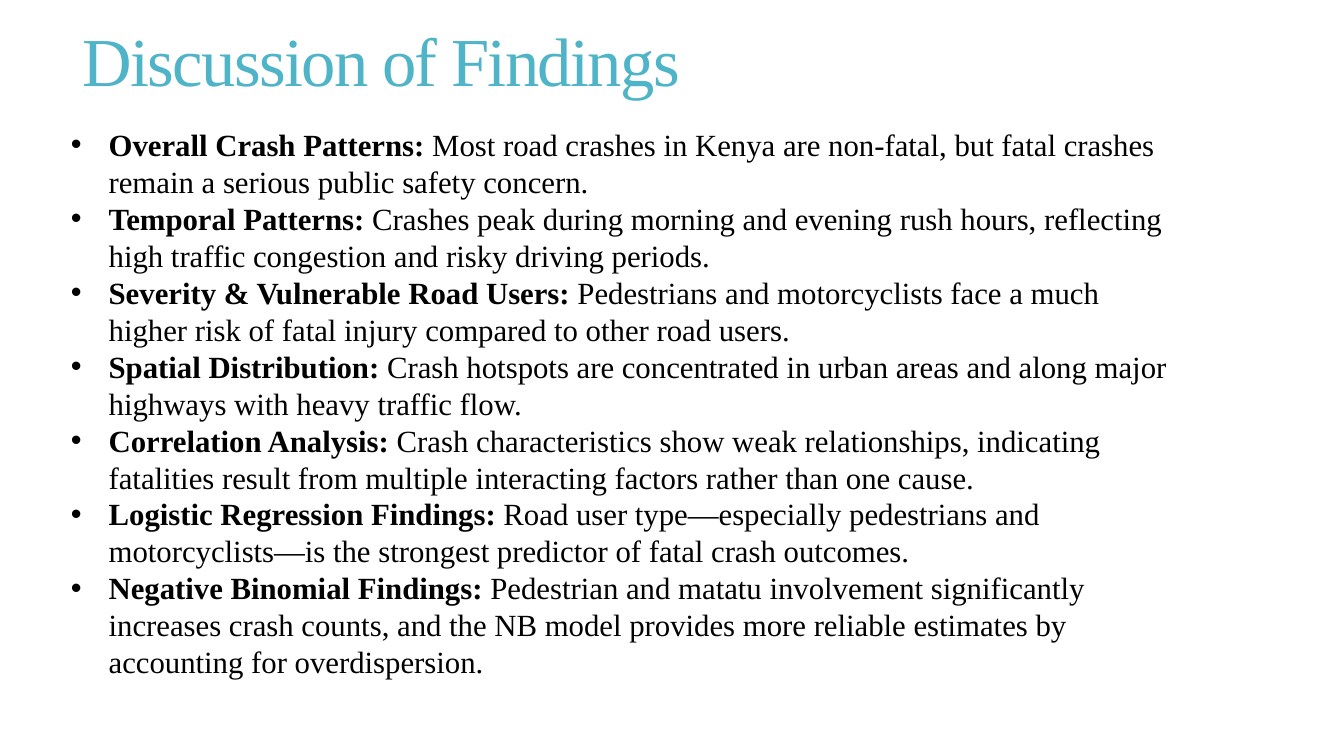
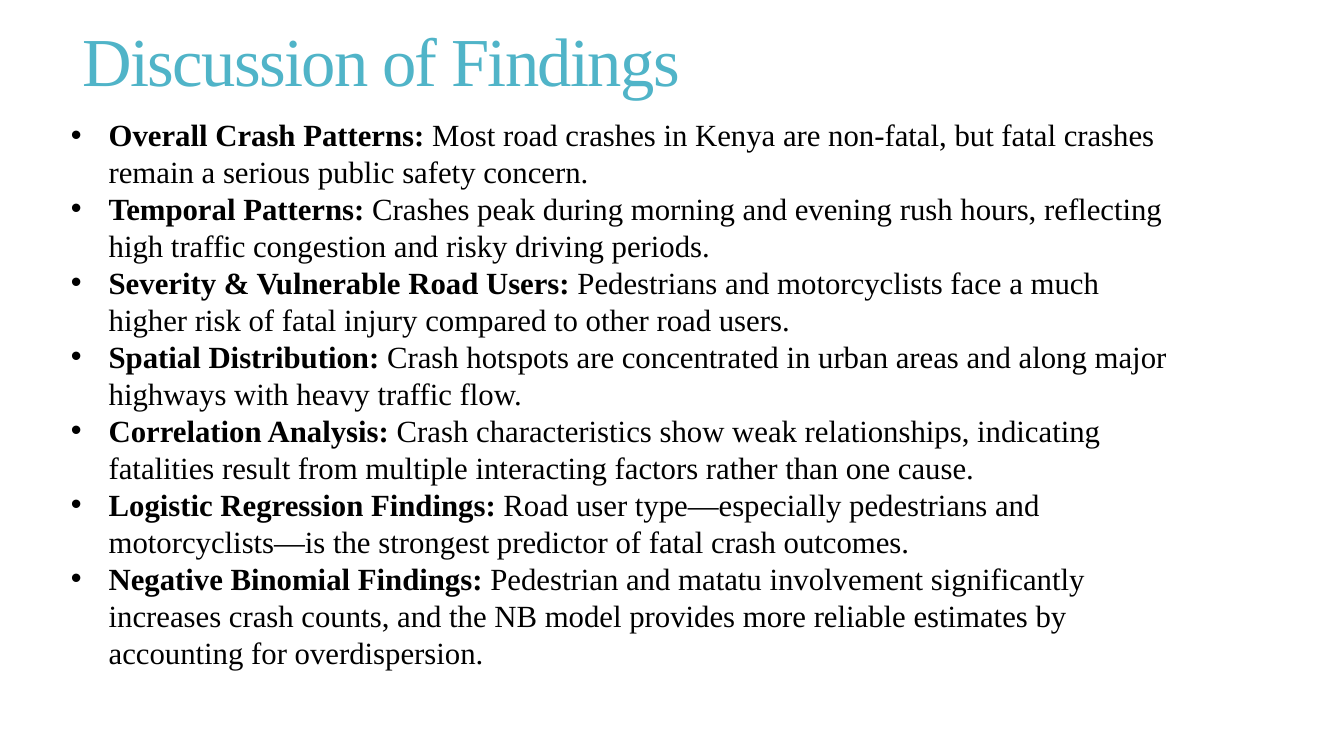
Before and after one commit to lornakendi/road_accidents_proj, a slide deck: slide 20 of report_n_presentation/Spatio-Temporal Analysis of Road Traffic Crashes in Kenya.pptx. Drawn at 1344x756 pixels with LibreOffice and Linux fonts; fonts in the diff are those of the drawing. Boxes give left, top, right and bottom in pixels: in the first picture for what was removed or moved away, otherwise in the second. Text is boxed around its words. In the diff, an @@ line names an element or a change of style, - is before the commit and + after.

```diff
--- a/report_n_presentation/Spatio-Temporal Analysis of Road Traffic Crashes in Kenya.pptx
+++ b/report_n_presentation/Spatio-Temporal Analysis of Road Traffic Crashes in Kenya.pptx
@@ text "Overall Crash Patterns: Most road ...": place and size @@
-text "Overall Crash Patterns: Most road ..." at (109, 134, 1167, 679)
+text "Overall Crash Patterns: Most road ..." at (109, 124, 1167, 670)
```
Also in this commit, not shown: 6 other slides changed, 1 slide added, 1 other file.
